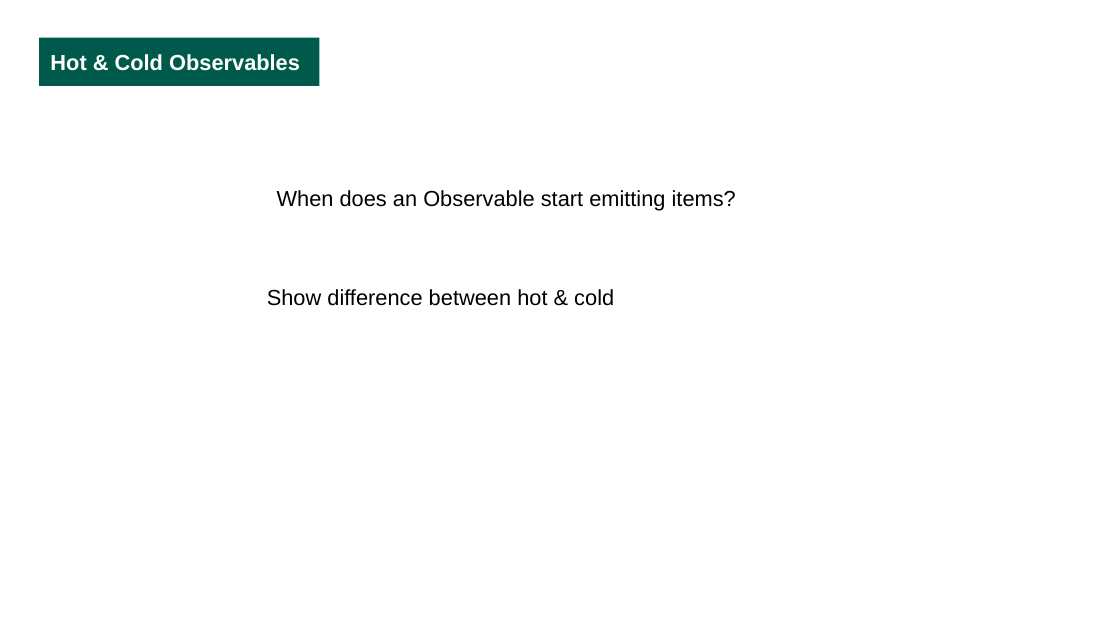
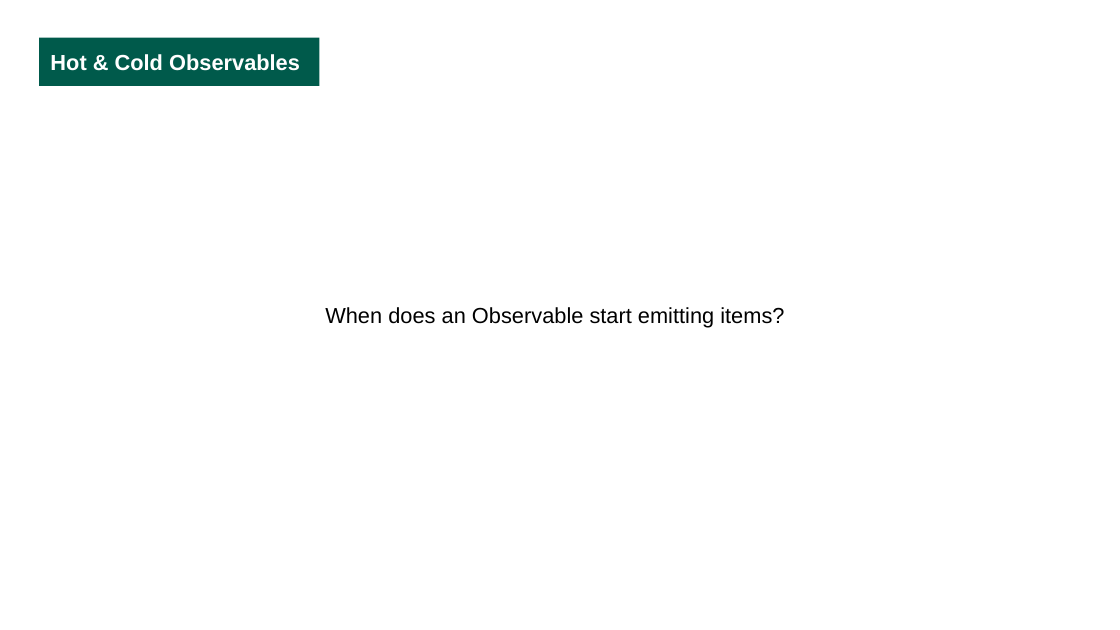
Before and after one commit to luciapayo/DroidconPresentation, a slide deck: slide 58 of Presentation/DroidconRx.potx.pptx (slide 56 before the commit). Drawn at 1120x630 pixels with LibreOffice and Linux fonts; fonts in the diff are those of the drawing; background and template pictures are left out. Boxes give left, top, right and bottom in pixels: in the first picture for what was removed or moved away, otherwise in the second. Text is boxed around its words. In the diff, an @@ line names an element or a change of style, - is before the commit and + after.

Commit message:
Logs and hot/cold observables

```diff
--- a/Presentation/DroidconRx.potx.pptx
+++ b/Presentation/DroidconRx.potx.pptx
@@ text removed at bbox=[267, 289, 614, 306] @@
-Show difference between hot & cold
@@ text "When does an Observable start ...": place and size @@
-text "When does an Observable start ..." at bbox=[277, 190, 736, 211]
+text "When does an Observable start ..." at bbox=[325, 307, 784, 328]
```
Also in this commit, not shown: 15 other slides changed, 9 slides added, 3 slides removed, 2 other files.
